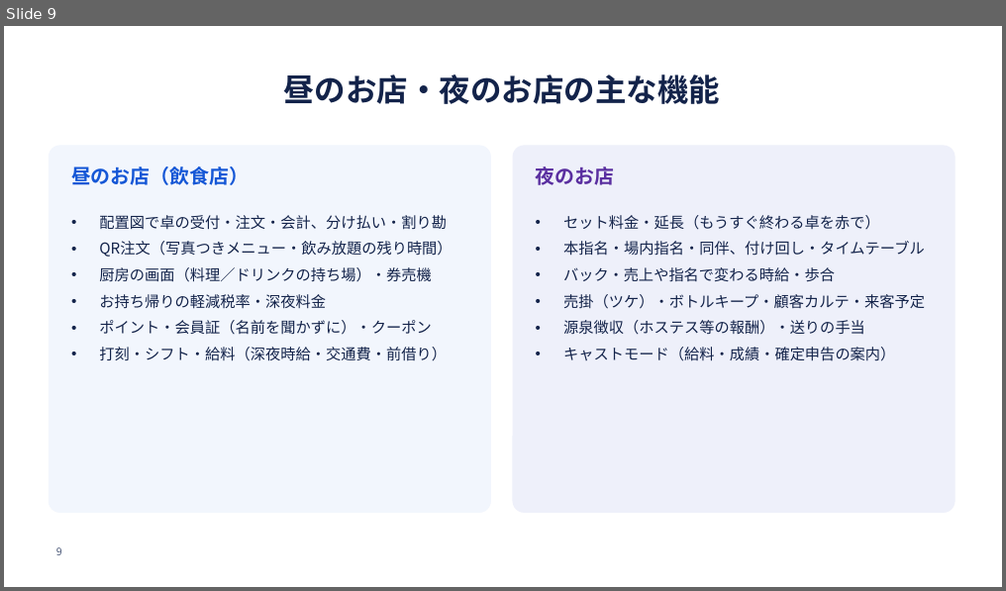
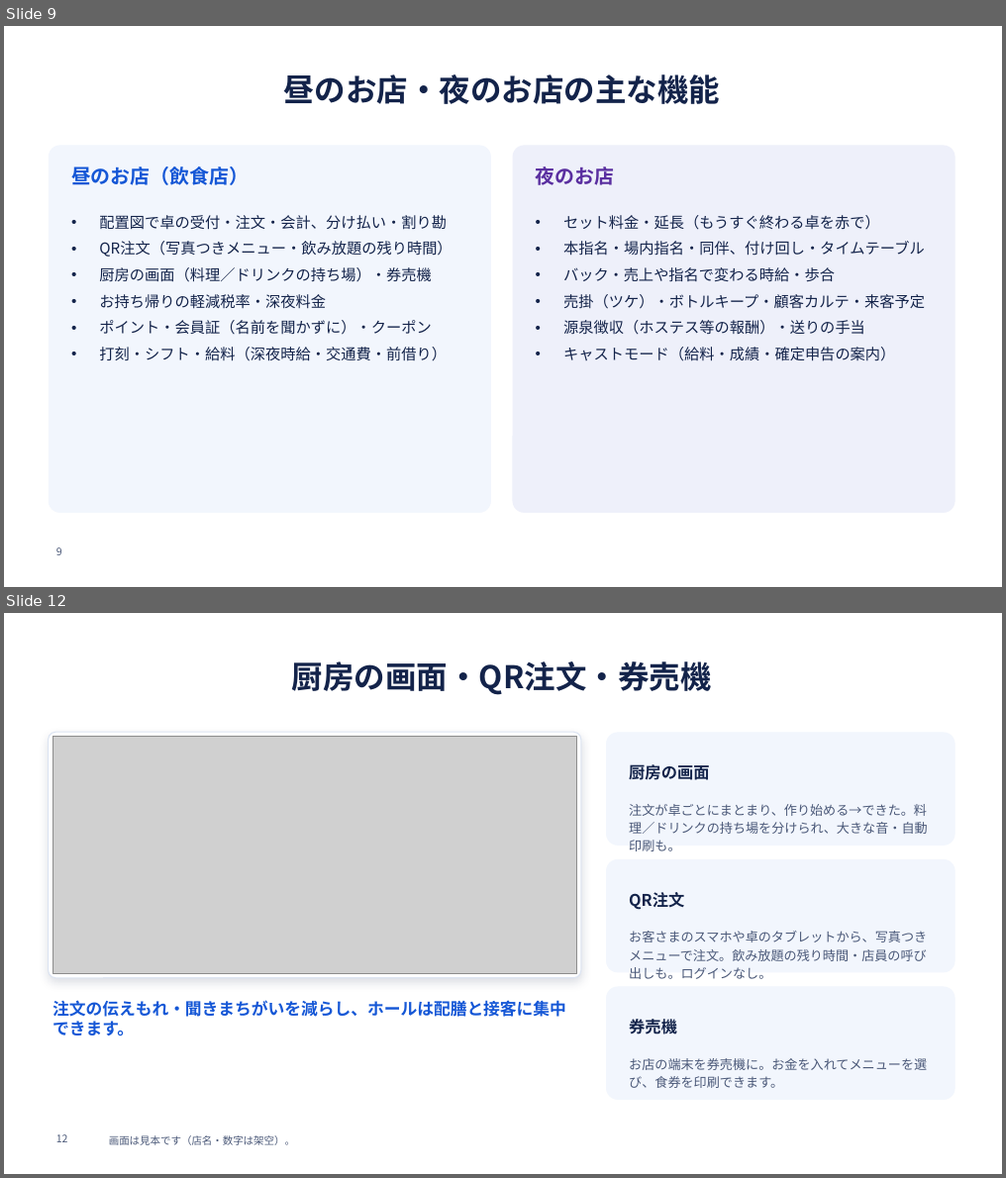
Before and after one commit to SatoAkito2026/GACHICAREERAI, a slide deck: docs/posupos-sales/posupos-shiryo.pptx. Shown one above the other, each under a label of ours: slide 9 before the commit, slides 9 and 12 after it; the slides between them are not shown. The pictures are 1006x591 and 1006x1178 pixels, drawn with LibreOffice and Linux fonts; fonts in the diff are those of the drawing; grey boxes stand for pictures; background and template pictures are left out. Boxes give left, top, right and bottom in pixels: in the first picture for what was removed or moved away, otherwise in the second. Text is boxed around its words. In the diff, an @@ line names an element or a change of style, - is before the commit and + after.

```diff
--- a/docs/posupos-sales/posupos-shiryo.pptx
+++ b/docs/posupos-sales/posupos-shiryo.pptx
@@ slide 12 added at (4,613,1002,1174), background #FFFFFF @@
@@ title added at (292,662,712,695), 30 pt, text #13234A, bold @@
+厨房の画面・QR注文・券売機
@@ rounded rectangle added at (49,732,581,978), fill #FFFFFF, outline #DCE4F2 1 pt @@
@@ picture added at (53,737,576,973) @@
@@ rounded rectangle added at (607,733,954,845), fill #F2F6FD, outline #F2F6FD 1 pt @@
@@ text added at (629,764,709,780), 15.5 pt, text #13234A, bold @@
+厨房の画面
@@ text added at (629,804,928,834), 12.5 pt, text #4A5878 @@
+注文が卓ごとにまとまり、作り始める→できた。料理／ドリンクの持ち場を分けられ、大きな音・自動印刷も。
@@ rounded rectangle added at (607,861,954,972), fill #F2F6FD, outline #F2F6FD 1 pt @@
@@ text added at (629,892,684,910), 15.5 pt, text #13234A, bold @@
+QR注文
@@ text added at (629,931,927,979), 12.5 pt, text #4A5878 @@
+お客さまのスマホや卓のタブレットから、写真つきメニューで注文。飲み放題の残り時間・店員の呼び出しも。ログインなし。
@@ rounded rectangle added at (607,987,954,1100), fill #F2F6FD, outline #F2F6FD 1 pt @@
@@ text added at (53,1000,566,1037), 16 pt, text #1557D6, bold @@
+注文の伝えもれ・聞きまちがいを減らし、ホールは配膳と接客に集中できます。
@@ text added at (629,1019,677,1035), 15.5 pt, text #13234A, bold @@
+券売機
@@ text added at (629,1059,927,1088), 12.5 pt, text #4A5878 @@
+お店の端末を券売機に。お金を入れてメニューを選び、食券を印刷できます。
@@ page number added at (56,1135,68,1143), 10 pt, text #4A5878 @@
+12
@@ text added at (109,1136,295,1146), 10 pt, text #4A5878 @@
+画面は見本です（店名・数字は架空）。
```
Also in this commit, not shown: 6 other slides added, 15 other files.
